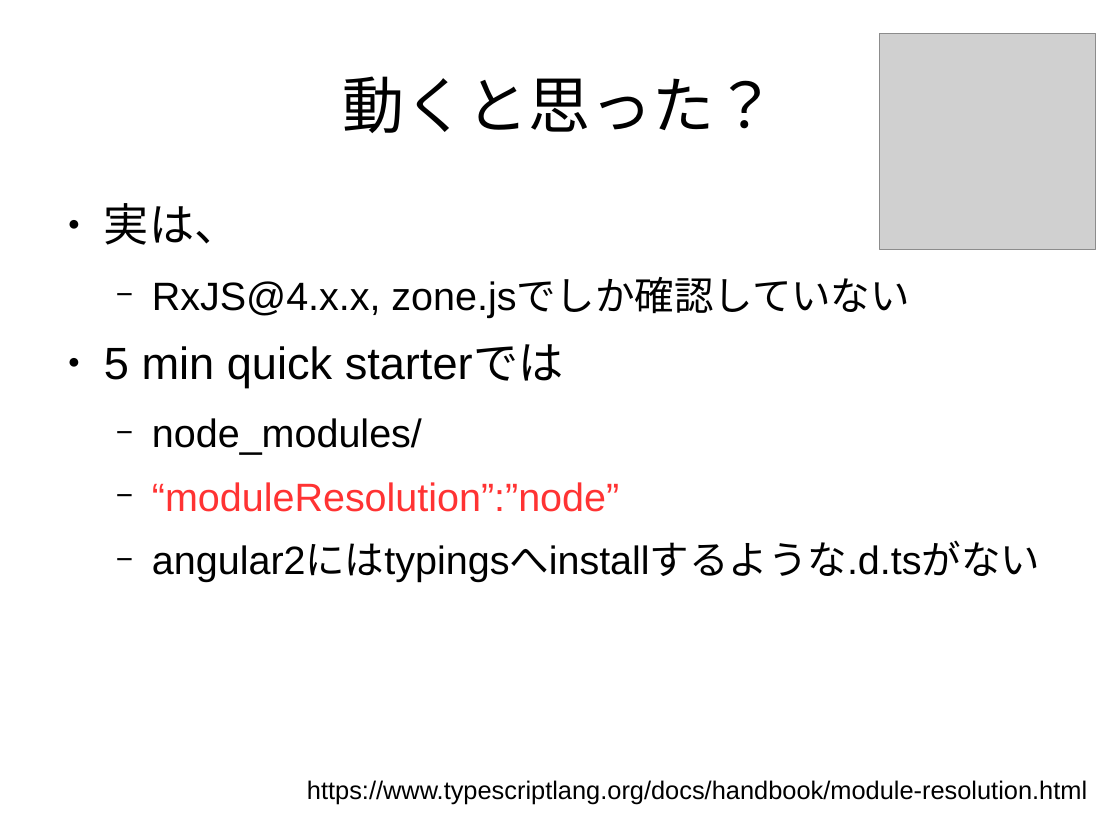
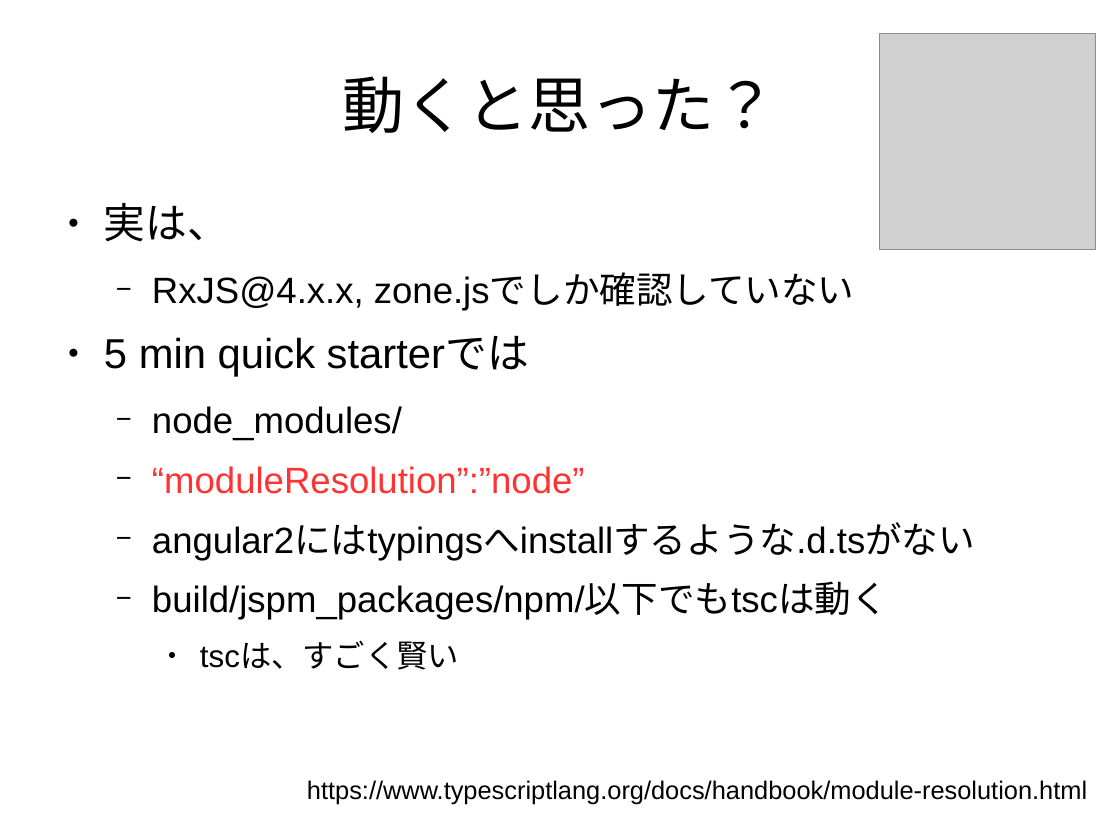
Before and after one commit to sallop/til, a slide deck: slide 10 of angular2の紹介.odp. Drawn at 1120x840 pixels with LibreOffice and Linux fonts; fonts in the diff are those of the drawing; grey boxes stand for pictures. Boxes give left, top, right and bottom in pixels: in the first picture for what was removed or moved away, otherwise in the second. Text is boxed around its words. In the diff, an @@ line names an element or a change of style, - is before the commit and + after.

```diff
--- a/angular2の紹介.odp
+++ b/angular2の紹介.odp
@@ text at box(104, 203, 975, 560): size 32 to 29.6 pt in "実は、", "5 min quick starterでは"; size 28 to 25.9 pt in "RxJS@4.x.x, zone.jsでしか確認していない", "node_modules/", "“moduleResolution”:”node”", "angular2にはtypingsへinstallするような.d.tsがない" @@
@@ text at box(152, 584, 888, 670): paragraphs added @@
+  − build/jspm_packages/npm/以下でもtscは動く
+    ● tscは、すごく賢い
```
Also in this commit, not shown: 1 other slide changed, 3 slides added.
